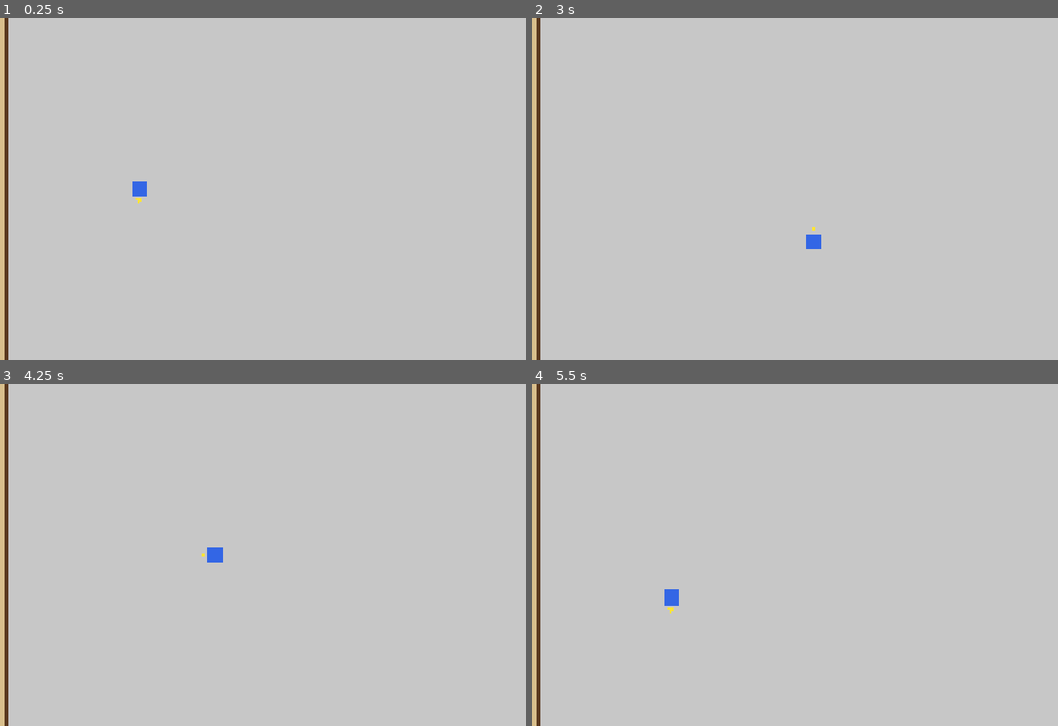
Above: before the commit, frames 1-4 (two rows, left to right).
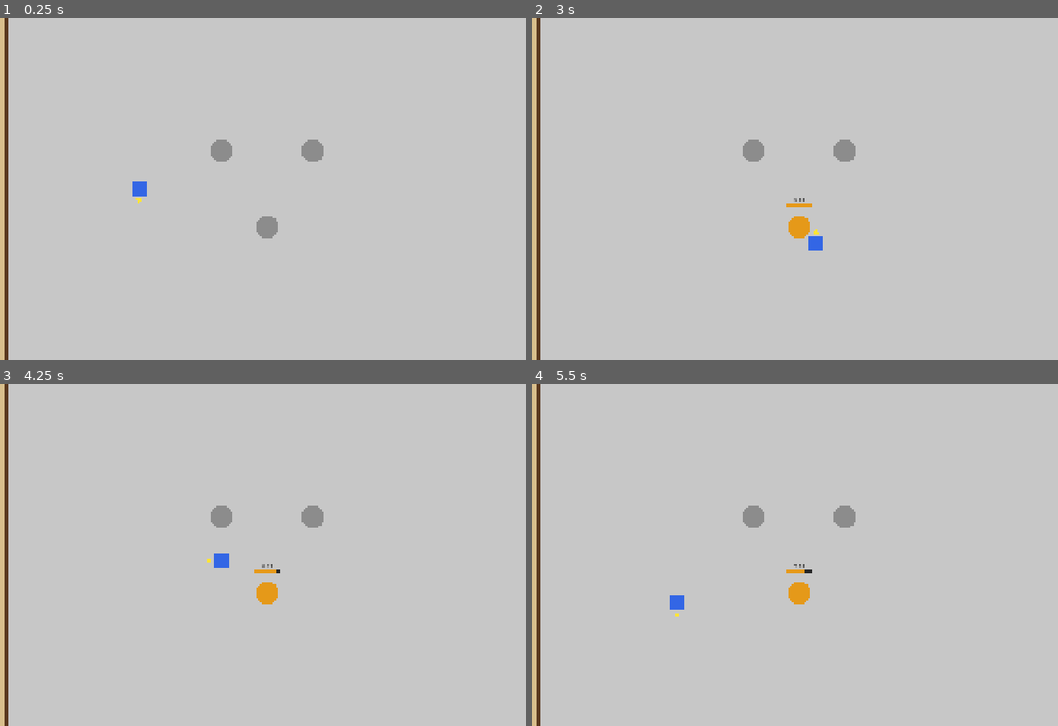
Above: after the commit, the same moments.

Repository: ritks/AlchemyGame
Game: Godot game, scene res://scenes/Kitchen.tscn
The game is run twice, just before and just after one commit, with the same random seed, the same clock (stepped at 60 frames per second) and the same inputs.
Inputs:
- Up to frame 1 (0.25 s): no input
- Up to frame 2 (3 s): tap Enter at 0.5 s; hold D (move_right) 0.53-1.28 s; tap , (interact) every 0.75 s from 0.6 to 2.85 s; hold S (move_down) 1.28-2.03 s; hold D (move_right) 2.03-2.78 s; hold W (move_up) from 2.78 s (still down)
- Up to frame 3 (4.25 s): release W (move_up) at 3.53 s; hold A (move_left) from 3.53 s (still down); tap , (interact) at 3.6 s
- Up to frame 4 (5.5 s): tap , (interact) at 4.35, 5.1 s; release A (move_left) at 5.03 s; hold S (move_down) from 5.03 s (still down)

The runs differ from the first frame. In frame 1, 0.7% of the frame differs, in the area x 40-62%, y 35-65%; in frame 2, 0.8%; in frame 3, 0.9%, in the area x 38-62%, y 35-65%; in frame 4, 0.9%.

Commit message:
added cooking station scene, added states for cooking, ready, spoiled

Diff:
--- /dev/null
+++ b/scenes/CookingStation.tscn
@@ -0,0 +1,52 @@
+[gd_scene load_steps=5 format=3]
+
+[ext_resource type="Script" path="res://scripts/CookingStation.gd" id="1_station"]
+
+[sub_resource type="CircleShape2D" id="CircleShape2D_body"]
+radius = 40.0
+
+[sub_resource type="CircleShape2D" id="CircleShape2D_interact"]
+radius = 64.0
+
+[node name="CookingStation" type="StaticBody2D"]
+collision_layer = 1
+collision_mask = 0
+script = ExtResource("1_station")
+
+[node name="CollisionShape2D" type="CollisionShape2D" parent="."]
+shape = SubResource("CircleShape2D_body")
+
+[node name="Body" type="Polygon2D" parent="."]
+color = Color(0.55, 0.55, 0.55, 1)
+
+[node name="InteractArea" type="Area2D" parent="."]
+collision_layer = 4
+collision_mask = 0
+
+[node name="CollisionShape2D" type="CollisionShape2D" parent="InteractArea"]
+shape = SubResource("CircleShape2D_interact")
+
+[node name="CookTimer" type="Timer" parent="."]
+
+[node name="SpoilTimer" type="Timer" parent="."]
+
+[node name="TimerDisplay" type="Node2D" parent="."]
+position = Vector2(0, -70)
+visible = false
+
+[node name="BarBackground" type="ColorRect" parent="TimerDisplay"]
+position = Vector2(-40, -5)
+size = Vector2(80, 10)
+color = Color(0.15, 0.15, 0.15, 1)
+
+[node name="BarFill" type="ColorRect" parent="TimerDisplay"]
+position = Vector2(-40, -5)
+size = Vector2(80, 10)
+color = Color(0.9, 0.6, 0.1, 1)
+
+[node name="TimeLabel" type="Label" parent="TimerDisplay"]
+position = Vector2(-40, -26)
+size = Vector2(80, 20)
+theme_override_colors/font_color = Color(0, 0, 0, 1)
+horizontal_alignment = 1
+text = "0.00"
--- a/scenes/Kitchen.tscn
+++ b/scenes/Kitchen.tscn
@@ -1,6 +1,7 @@
-[gd_scene load_steps=5 format=3]
+[gd_scene load_steps=6 format=3]
 
 [ext_resource type="PackedScene" path="res://scenes/Player.tscn" id="1_player"]
+[ext_resource type="PackedScene" path="res://scenes/CookingStation.tscn" id="2_station"]
 
 [sub_resource type="RectangleShape2D" id="RectangleShape2D_counter"]
 size = Vector2(24, 1080)
@@ -70,5 +71,14 @@
 [node name="CollisionShape2D" type="CollisionShape2D" parent="Floor/Boundaries/WallBottom"]
 shape = SubResource("RectangleShape2D_wall_h")
 
+[node name="Cauldron1" parent="Floor" instance=ExtResource("2_station")]
+position = Vector2(960, 420)
+
+[node name="Cauldron2" parent="Floor" instance=ExtResource("2_station")]
+position = Vector2(1248, 420)
+
+[node name="Cauldron3" parent="Floor" instance=ExtResource("2_station")]
+position = Vector2(1104, 660)
+
 [node name="Player" parent="." instance=ExtResource("1_player")]
 position = Vector2(700, 540)
--- /dev/null
+++ b/scripts/CookingStation.gd
@@ -0,0 +1,96 @@
+extends StaticBody2D
+
+enum State { EMPTY, COOKING, READY, SPOILED }
+
+@export var cook_time_sec: float = 10.0
+@export var spoil_time_sec: float = 8.0
+
+const COLOR_EMPTY := Color(0.55, 0.55, 0.55)
+const COLOR_COOKING := Color(0.9, 0.6, 0.1)
+const COLOR_READY := Color(0.2, 0.8, 0.3)
+const COLOR_SPOILED := Color(0.35, 0.12, 0.1)
+const COLOR_BAR_COOKING := Color(0.9, 0.6, 0.1)
+const COLOR_BAR_SPOIL_WARNING := Color(0.9, 0.15, 0.15)
+const BAR_WIDTH := 80.0
+
+var state: State = State.EMPTY
+
+@onready var body: Polygon2D = $Body
+@onready var cook_timer: Timer = $CookTimer
+@onready var spoil_timer: Timer = $SpoilTimer
+@onready var timer_display: Node2D = $TimerDisplay
+@onready var bar_fill: ColorRect = $TimerDisplay/BarFill
+@onready var time_label: Label = $TimerDisplay/TimeLabel
+
+
+func _ready() -> void:
+	body.polygon = _circle_points(36.0)
+	cook_timer.one_shot = true
+	cook_timer.wait_time = cook_time_sec
+	spoil_timer.one_shot = true
+	spoil_timer.wait_time = spoil_time_sec
+	cook_timer.timeout.connect(_on_cook_timeout)
+	spoil_timer.timeout.connect(_on_spoil_timeout)
+	_set_state(State.EMPTY)
+
+
+func _process(_delta: float) -> void:
+	match state:
+		State.COOKING:
+			timer_display.visible = true
+			bar_fill.color = COLOR_BAR_COOKING
+			_update_timer_display(cook_timer.time_left, cook_time_sec)
+		State.READY:
+			timer_display.visible = true
+			bar_fill.color = COLOR_BAR_SPOIL_WARNING
+			_update_timer_display(spoil_timer.time_left, spoil_time_sec)
+		_:
+			timer_display.visible = false
+
+
+func _update_timer_display(time_left: float, total_time: float) -> void:
+	var frac: float = clampf(time_left / total_time, 0.0, 1.0)
+	bar_fill.size.x = BAR_WIDTH * frac
+	time_label.text = "%.2f" % time_left
+
+
+func interact() -> void:
+	match state:
+		State.EMPTY:
+			_set_state(State.COOKING)
+			cook_timer.start()
+		State.COOKING:
+			pass  # uninterruptible
+		State.READY:
+			print("[CookingStation] picked up")
+			spoil_timer.stop()
+			_set_state(State.EMPTY)
+		State.SPOILED:
+			print("[CookingStation] discarded spoiled item")
+			_set_state(State.EMPTY)
+
+
+func _on_cook_timeout() -> void:
+	_set_state(State.READY)
+	spoil_timer.start()
+
+
+func _on_spoil_timeout() -> void:
+	_set_state(State.SPOILED)
+
+
+func _set_state(new_state: State) -> void:
+	state = new_state
+	match state:
+		State.EMPTY: body.color = COLOR_EMPTY
+		State.COOKING: body.color = COLOR_COOKING
+		State.READY: body.color = COLOR_READY
+		State.SPOILED: body.color = COLOR_SPOILED
+
+
+func _circle_points(radius: float, segments: int = 24) -> PackedVector2Array:
+	var pts := PackedVector2Array()
+	for i in segments:
+		var angle := TAU * i / segments
+		pts.append(Vector2(cos(angle), sin(angle)) * radius)
+	return pts
--- a/scripts/Player.gd
+++ b/scripts/Player.gd
@@ -29,7 +29,11 @@
 	_update_facing_transforms()
 
 	if Input.is_action_just_pressed("interact"):
-		print("interact pressed | facing=%s | overlaps=%s" % [facing_dir, interact_area.get_overlapping_areas()])
+		for area in interact_area.get_overlapping_areas():
+			var target: Node = area.owner
+			if target and target.has_method("interact"):
+				target.interact()
+				break
 
 
 func _update_facing_transforms() -> void:
Not shown, added: scripts/CookingStation.gd.uid
